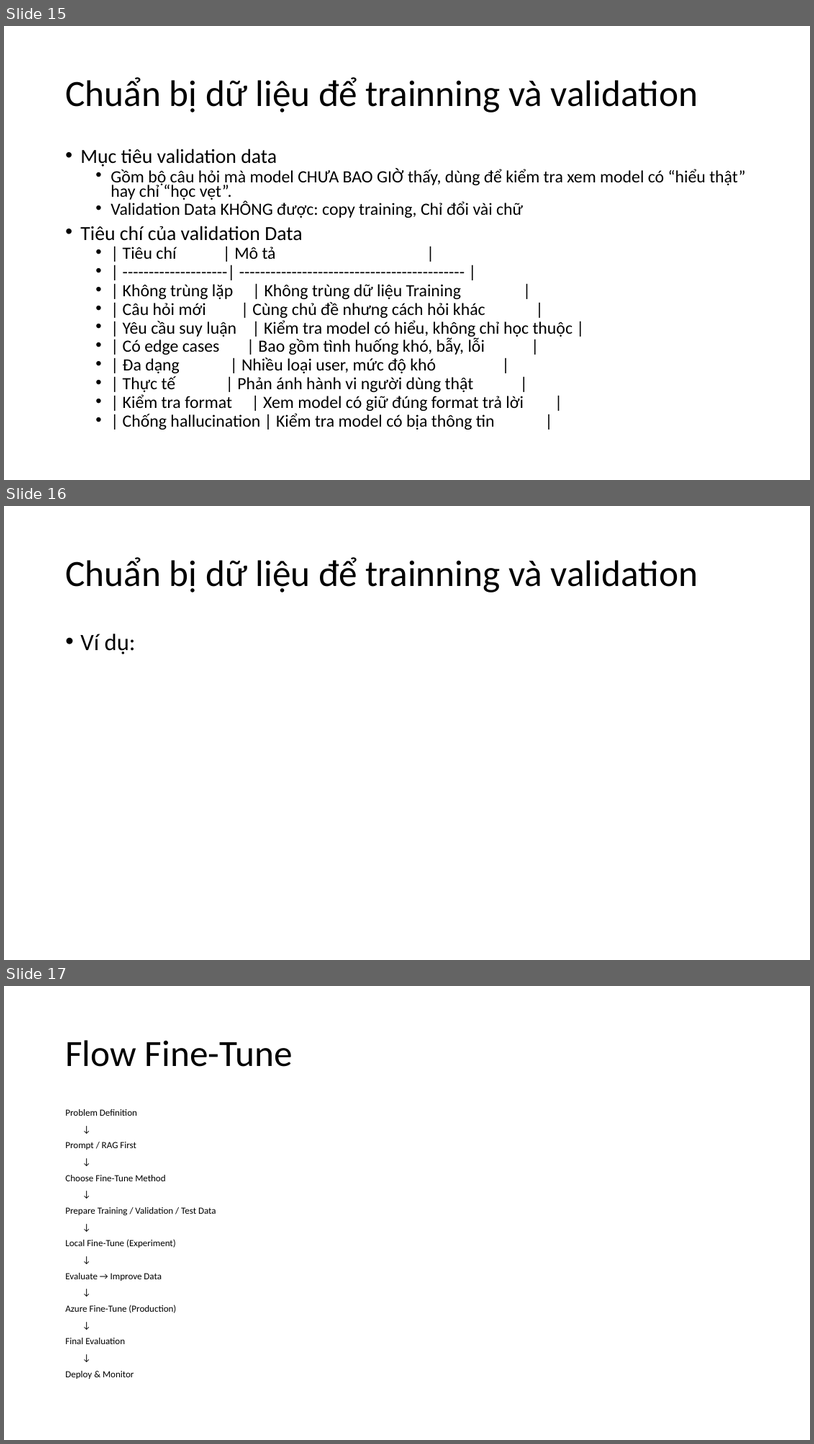
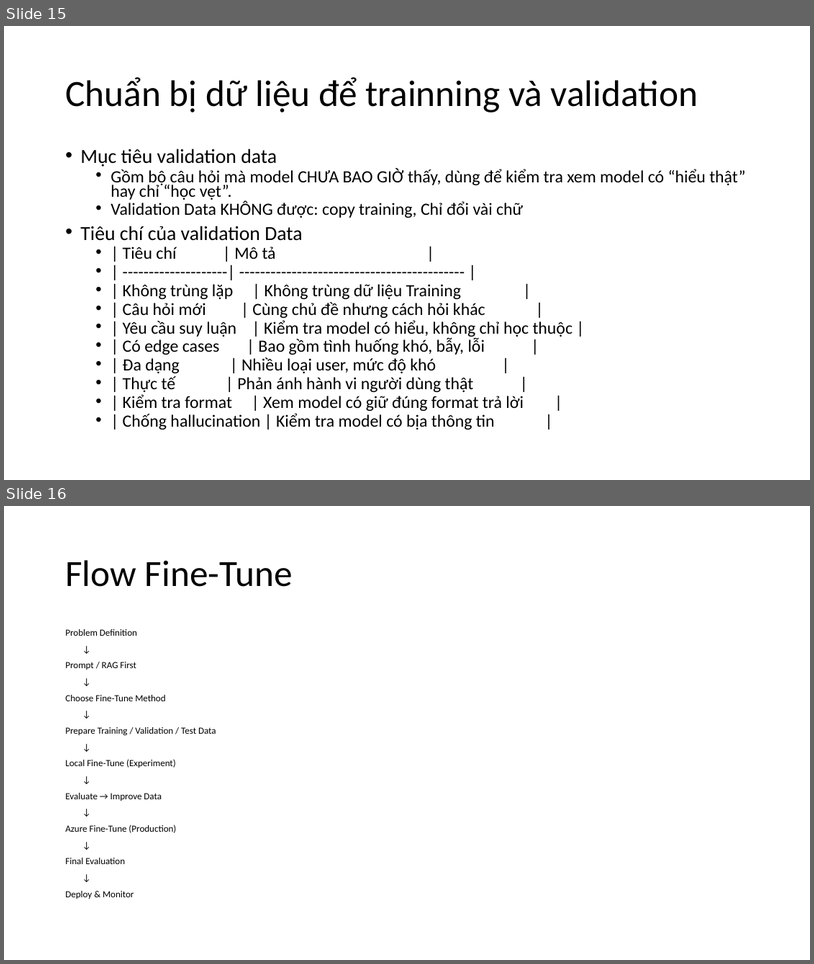
Before and after one commit to longdd90jp/sample-ai, a slide deck: fine-tune-pc/AI-Fine_Tune.pptx. Shown one above the other, each under a label of ours: slides 15, 16 and 17 before the commit, slides 15 and 16 after it. The pictures are 814x1444 and 814x964 pixels, drawn with LibreOffice and Linux fonts; fonts in the diff are those of the drawing. Boxes give left, top, right and bottom in pixels: in the first picture for what was removed or moved away, otherwise in the second. Text is boxed around its words. In the diff, an @@ line names an element or a change of style, - is before the commit and + after.

```diff
--- a/fine-tune-pc/AI-Fine_Tune.pptx
+++ b/fine-tune-pc/AI-Fine_Tune.pptx
@@ slide 16 removed at <box>4,506,810,960</box>, background #FFFFFF @@
@@ title removed at <box>65,557,698,592</box> @@
-Chuẩn bị dữ liệu để trainning và validation
@@ text removed at <box>80,633,136,654</box> @@
-• Ví dụ:
@@ what was slide 17 is now slide 16 @@
```
Also in this commit, not shown: 9 slides changed, 2 slides added, 2 other slides removed, 1 other file.
